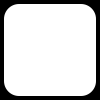
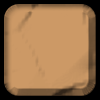
Layers edited between the first and the second 100 × 100 image:
added layer "Calque 10" (multiply) above "Calque 11" over [4, 4, 96, 96]
hid "Calque 4", blend color dodge → multiply, moved it above "Calque 9", painted on it over [4, 4, 96, 96]
added layer "Rectangle arrondi 1 copie" above "Rectangle arrondi 1" over [4, 4, 96, 96]
hid "Rectangle arrondi 1" over [4, 4, 96, 96]
